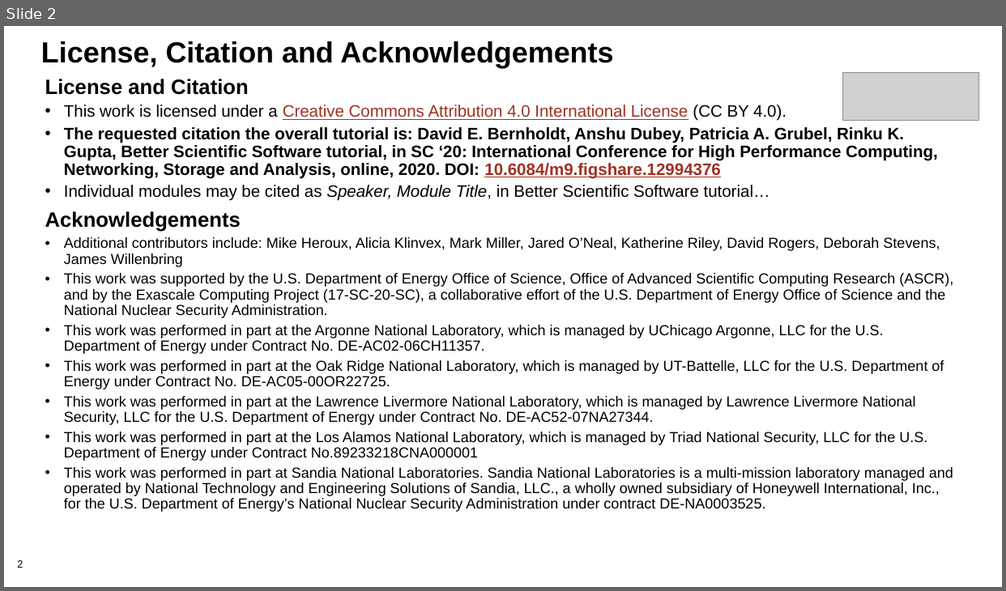
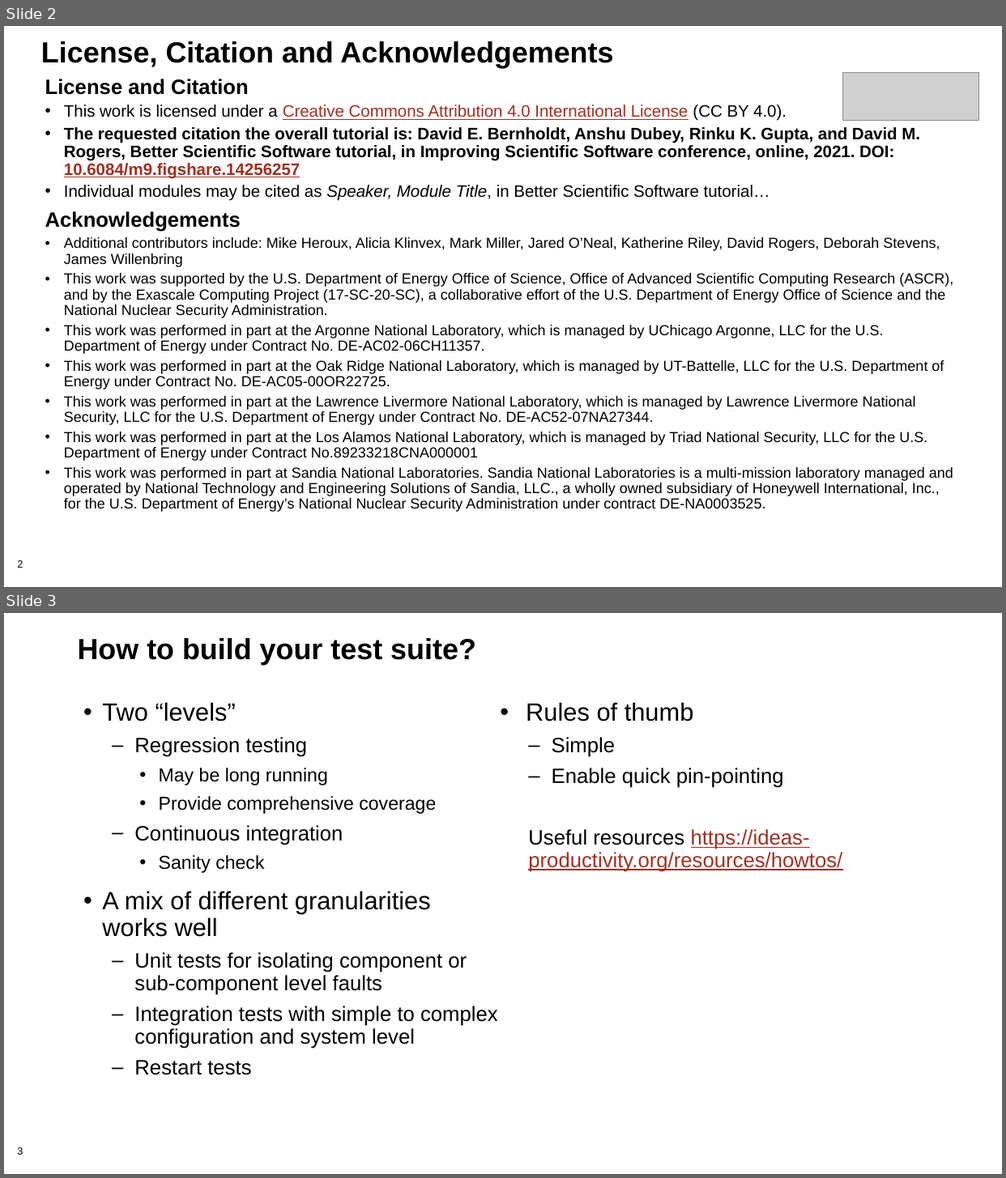
Before and after one commit to bssw-tutorial/presentations, a slide deck: final-presentations/2021-04-12-ecpam/03-testing2.pptx. Shown one above the other, each under a label of ours: slide 2 before the commit, slides 2 and 3 after it. The pictures are 1006x591 and 1006x1178 pixels, drawn with LibreOffice and Linux fonts; fonts in the diff are those of the drawing; grey boxes stand for pictures; background and template pictures are left out. Boxes give left, top, right and bottom in pixels: in the first picture for what was removed or moved away, otherwise in the second. Text is boxed around its words. In the diff, an @@ line names an element or a change of style, - is before the commit and + after.

```diff
--- a/final-presentations/2021-04-12-ecpam/03-testing2.pptx
+++ b/final-presentations/2021-04-12-ecpam/03-testing2.pptx
@@ slide 3 added at <box>4,613,1002,1174</box>, background #FFFFFF; not listed: 1 template element that a slide beside it also shows @@
@@ title added at <box>78,638,476,665</box>, 28 pt, text #000000, bold @@
+How to build your test suite?
@@ text added at <box>102,702,842,1076</box>, 20 pt, text #000000 @@
+• Two “levels”
+  – Regression testing
+    • May be long running
+    • Provide comprehensive coverage
+  – Continuous integration
+    • Sanity check
+• A mix of different granularities works well
+  – Unit tests for isolating component or sub-component level faults
+  – Integration tests with simple to complex configuration and system level
+  – Restart tests
+• Rules of thumb
+  – Simple
+  – Enable quick pin-pointing
+  Useful resources https://ideas-productivity.org/resources/howtos/
@@ slide 2 changed as well @@
@@ text at <box>64,127,920,179</box>: text changed @@
-• The requested citation the overall tutorial is: David E. Bernholdt, Anshu Dubey, Patricia A. Grubel, Rinku K. Gupta, Better Scientific Software tutorial, in SC ‘20: International Conference for High Performance Computing, Networking, Storage and Analysis, online, 2020. DOI: 10.6084/m9.figshare.12994376
+• The requested citation the overall tutorial is: David E. Bernholdt, Anshu Dubey, Rinku K. Gupta, and David M. Rogers, Better Scientific Software tutorial, in Improving Scientific Software conference, online, 2021. DOI: 10.6084/m9.figshare.14256257
```
Also in this commit, not shown: 7 other slides changed, 6 other slides added.
